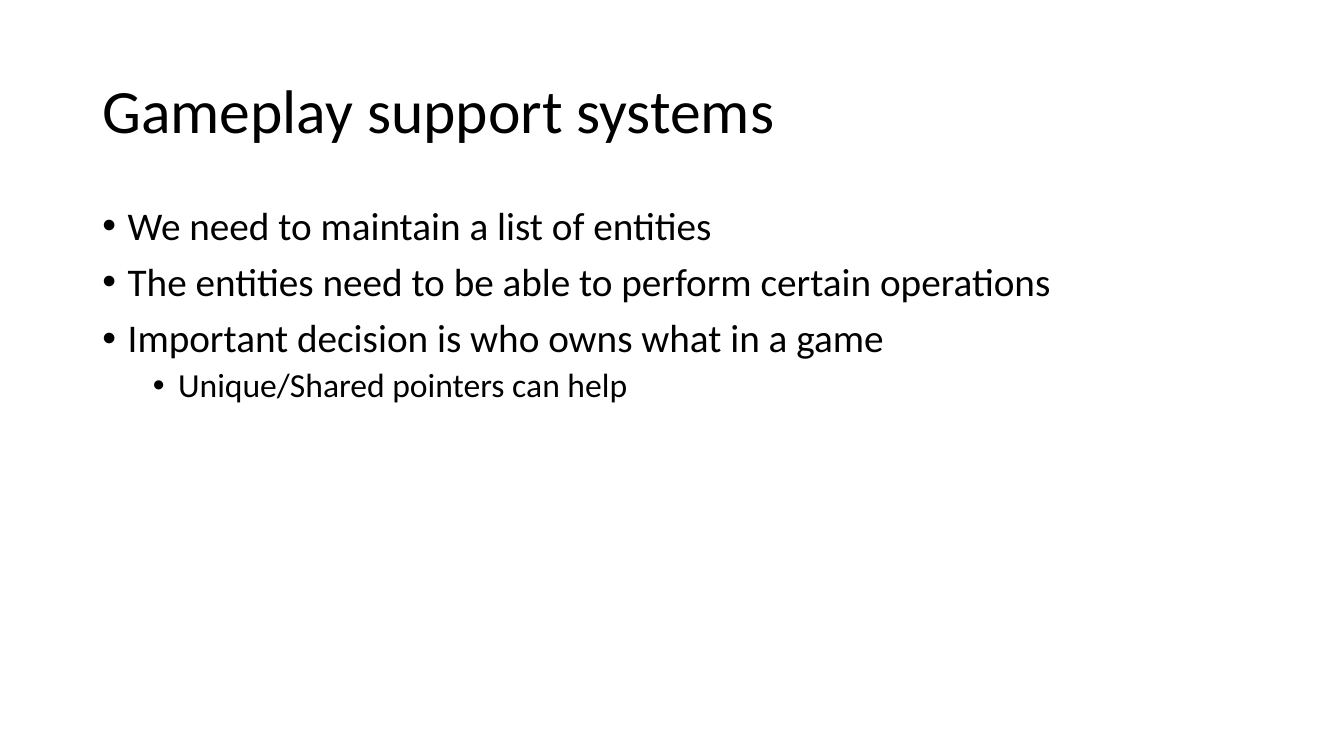
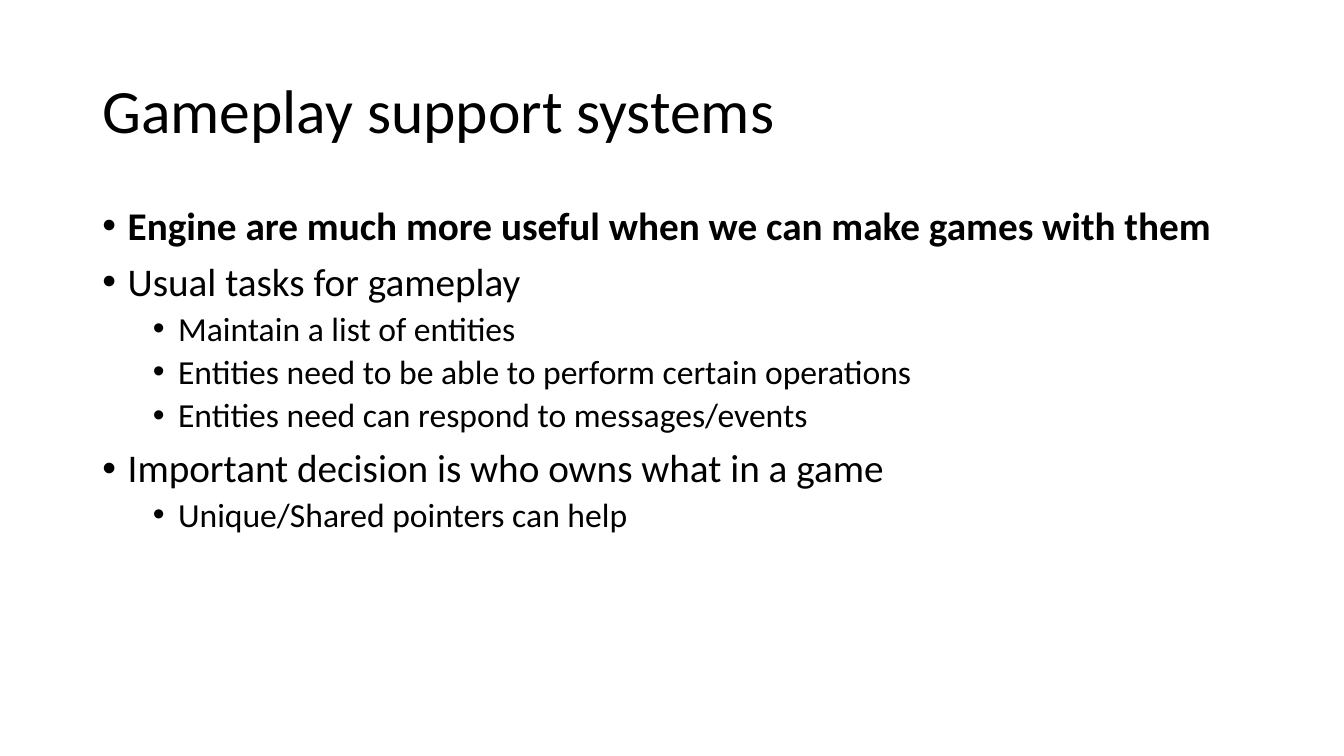
Before and after one commit to enci/Osmium, a slide deck: slide 2 of Examples/Presentations/Gameplay Support.pptx. Drawn at 1344x756 pixels with LibreOffice and Linux fonts; fonts in the diff are those of the drawing. Boxes give left, top, right and bottom in pixels: in the first picture for what was removed or moved away, otherwise in the second. Text is boxed around its words. In the diff, an @@ line names an element or a change of style, - is before the commit and + after.

```diff
--- a/Examples/Presentations/Gameplay Support.pptx
+++ b/Examples/Presentations/Gameplay Support.pptx
@@ text at bbox=[128, 212, 1210, 433]: text changed; size 28 to 24 pt @@
-• We need to maintain a list of entities
-• The entities need to be able to perform certain operations
+• Engine are much more useful when we can make games with them
+• Usual tasks for gameplay
+  • Maintain a list of entities
+  • Entities need to be able to perform certain operations
+  • Entities need can respond to messages/events
```
Also in this commit, not shown: 5 other slides changed, 3 slides added.
